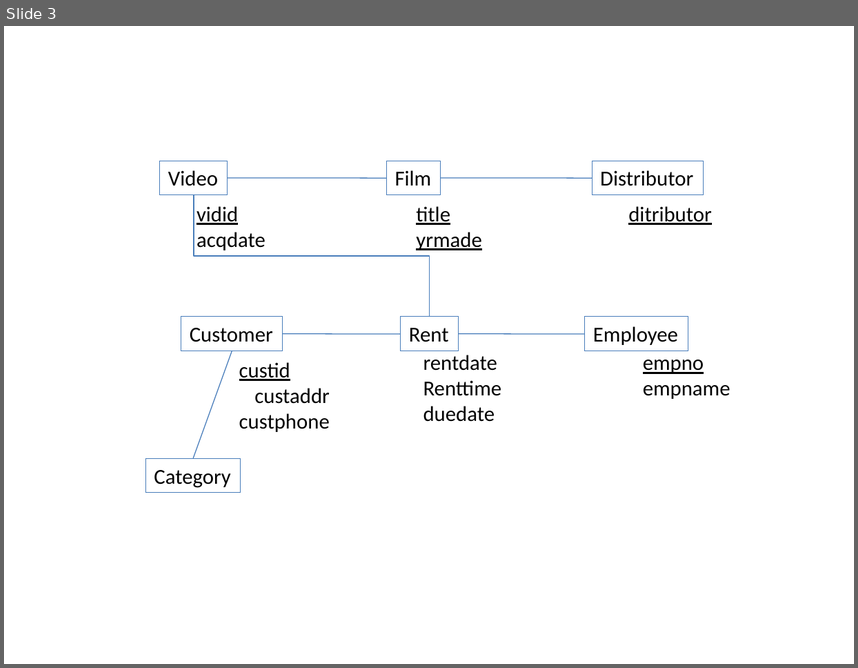
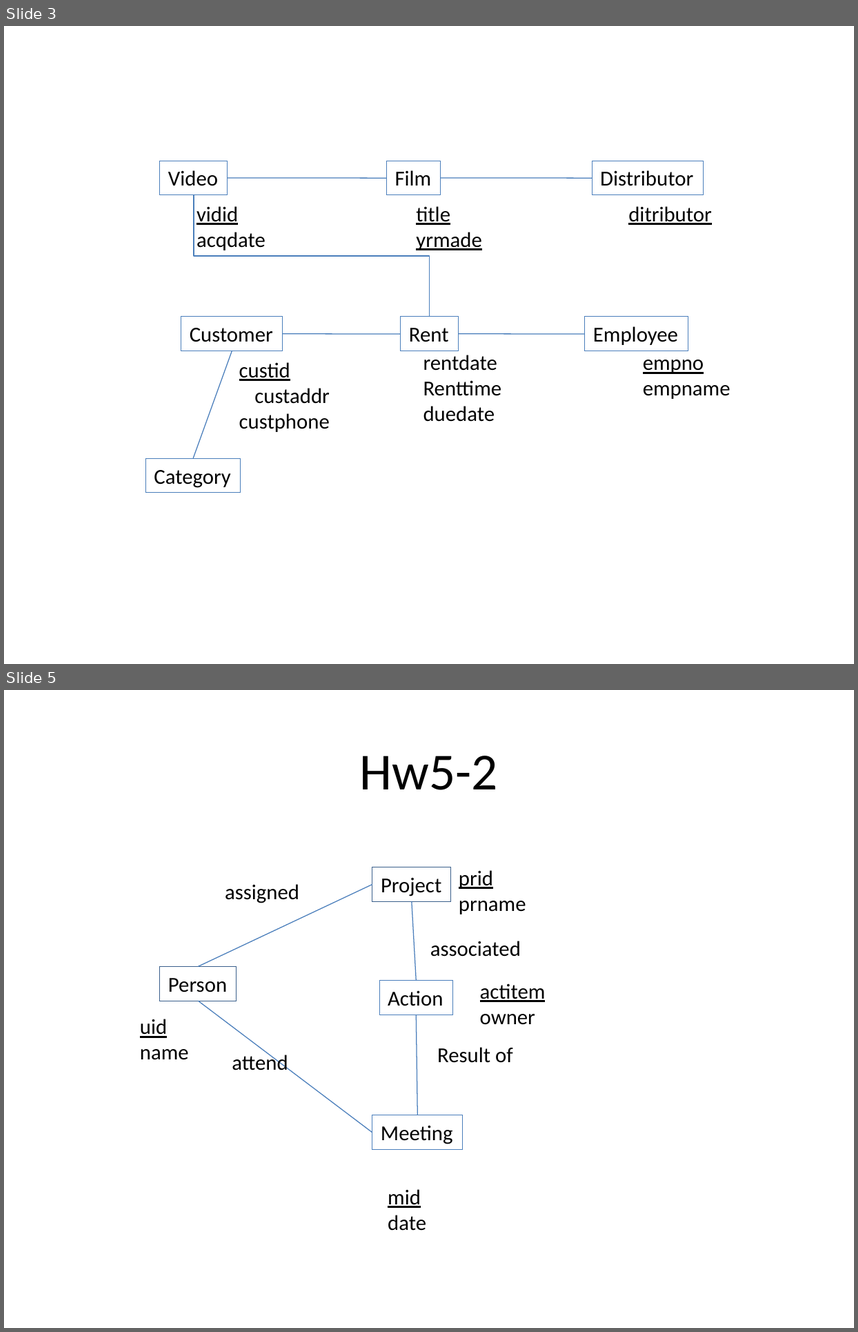
Before and after one commit to kimcharli/src-pe-tools, a slide deck: classes/CS579/dbclass/hw4-1a.pptx. Shown one above the other, each under a label of ours: slide 3 before the commit, slides 3 and 5 after it; the slides between them are not shown. The pictures are 858x668 and 858x1332 pixels, drawn with LibreOffice and Linux fonts; fonts in the diff are those of the drawing. Boxes give left, top, right and bottom in pixels: in the first picture for what was removed or moved away, otherwise in the second. Text is boxed around its words. In the diff, an @@ line names an element or a change of style, - is before the commit and + after.

```diff
--- a/classes/CS579/dbclass/hw4-1a.pptx
+++ b/classes/CS579/dbclass/hw4-1a.pptx
@@ slide 5 added at (4,690,854,1328), background #FFFFFF @@
@@ title added at (360,756,498,790), 44 pt, text #000000 @@
+Hw5-2
@@ rectangle added at (372,867,451,901), outline #3A5F8C 0.75 pt, 18 pt, text #000000 @@
+Project
@@ text added at (459,870,526,914), 18 pt, text #000000 @@
+prid
+prname
@@ line added from (198, 966) to (372, 885), #4B7EBC 0.75 pt @@
@@ text added at (225,884,299,903), 18 pt, text #000000 @@
+assigned
@@ line added from (417, 980) to (412, 902), #4B7EBC 0.75 pt @@
@@ text added at (430,940,521,956), 18 pt, text #000000 @@
+associated
@@ rectangle added at (159,966,236,1000), outline #3A5F8C 0.75 pt, 18 pt, text #000000 @@
+Person
@@ rectangle added at (380,980,452,1015), outline #4B7EBC 0.75 pt, 18 pt, text #000000 @@
+Action
@@ text added at (480,983,546,1025), 18 pt, text #000000, underline @@
+actitem
+owner
@@ text added at (140,1018,189,1060), 18 pt, text #000000 @@
+uid
+name
@@ line added from (372, 1132) to (198, 1000), #4B7EBC 0.75 pt @@
@@ line added from (417, 1115) to (417, 1015), #4B7EBC 0.75 pt @@
@@ text added at (232,1052,288,1070), 18 pt, text #000000 @@
+attend
@@ text added at (437,1047,513,1063), 18 pt, text #000000 @@
+Result of
@@ rectangle added at (372,1115,462,1149), outline #4B7EBC 0.75 pt, 18 pt, text #000000 @@
+Meeting
@@ text added at (388,1189,426,1230), 18 pt, text #000000 @@
+mid
+date
```
Also in this commit, not shown: 2 other slides added, 2 other files.
